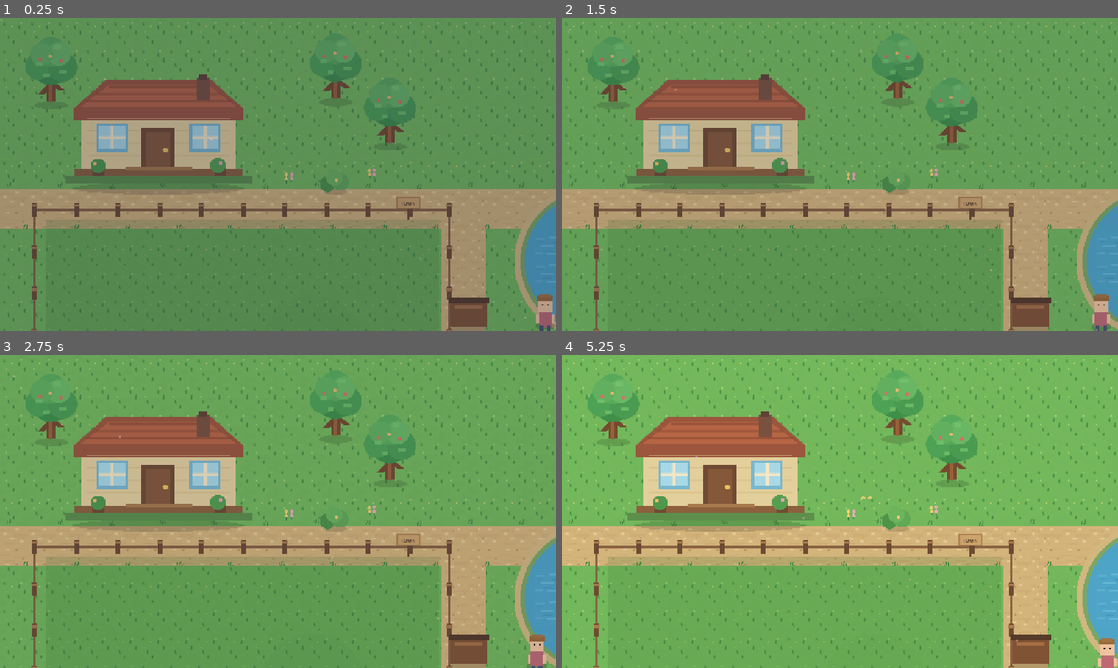
Above: before the commit, frames 1-4 (two rows, left to right).
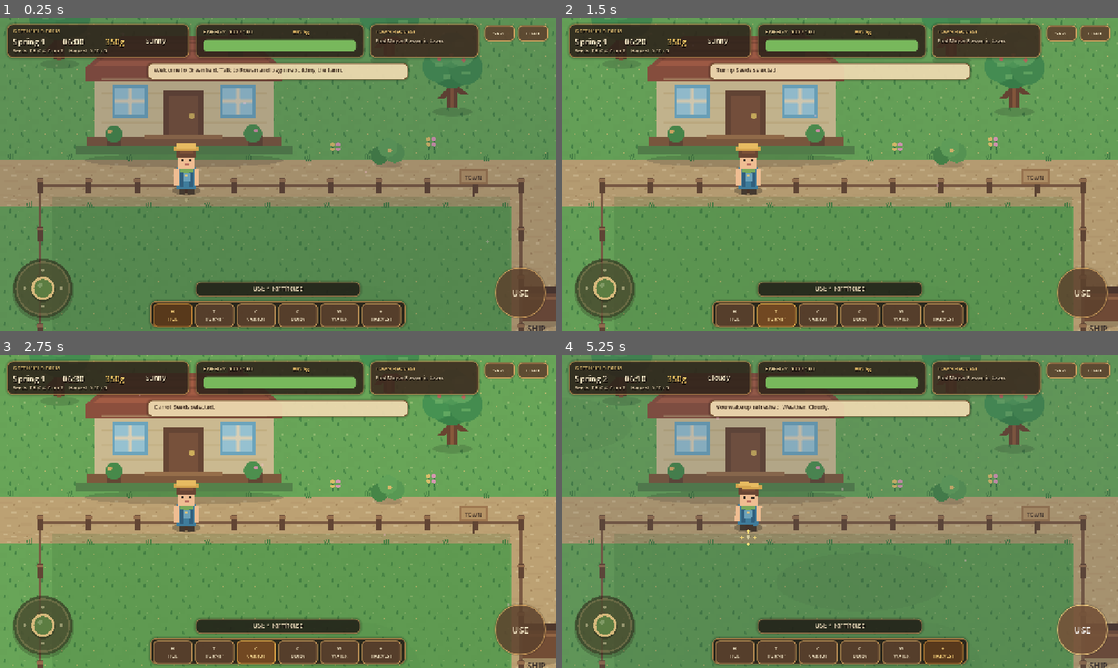
Above: after the commit, the same moments.

Repository: mohsenbigdeli/New
Game: Godot game, scene res://scenes/main.tscn
Same seed, same stepped clock (60 frames per second), same inputs: the game is played once before the commit and once after it.
Inputs (mouse positions are in pixels of both pictures, inside the frame that each line leads up to):
- Up to frame 1 (0.25 s): no input
- Up to frame 2 (1.5 s): click (734, 315) at 0.5 s, where only the run after the commit has a clickable "H HOE"; click (778, 315) at 1.25 s, where only the run after the commit has a clickable "T TURNIP"
- Up to frame 3 (2.75 s): click (255, 652) at 2 s, where only the run after the commit has a clickable "C CARROT"
- Up to frame 4 (5.25 s): click (862, 652) at 2.75 s, where only the run after the commit has a clickable "C CORN"; click (901, 652) at 3.5 s, where only the run after the commit has a clickable "W WATER"; click (945, 652) at 4.25 s, where only the run after the commit has a clickable "+ HARVEST"; click (1084, 630) at 5 s, where only the run after the commit has a clickable "USE"

The runs differ from the first frame. In frame 1, 55% of the frame differs, in the area x 0-100%, y 0-100%; in frame 2, 57%; in frame 3, 57%; in frame 4, 95%.
Error before the commit: Parse Error: Cannot infer the type of "dir" variable because the value doesn't have a set type. (res://scripts/farm_focus_overlay.gd:37)

Commit message:
Fix v0.5 focus overlay typing for Godot 4.7

Diff:
--- a/greenfield-farm/scripts/farm_focus_overlay.gd
+++ b/greenfield-farm/scripts/farm_focus_overlay.gd
@@ -26,16 +26,17 @@
 func _draw() -> void:
 	if not target_valid:
 		return
-	var pos := FarmWorld.ORIGIN + Vector2(target_cell.x * FarmWorld.TILE_SIZE + 4, target_cell.y * FarmWorld.TILE_SIZE + 4)
-	var rect := Rect2(pos, Vector2(FarmWorld.TILE_SIZE - 8, FarmWorld.TILE_SIZE - 8))
-	var accent := _tool_color(selected_tool)
+	var pos: Vector2 = FarmWorld.ORIGIN + Vector2(target_cell.x * FarmWorld.TILE_SIZE + 4, target_cell.y * FarmWorld.TILE_SIZE + 4)
+	var rect: Rect2 = Rect2(pos, Vector2(FarmWorld.TILE_SIZE - 8, FarmWorld.TILE_SIZE - 8))
+	var accent: Color = _tool_color(selected_tool)
 	draw_rect(rect, Color(accent, 0.10), true)
 	draw_rect(rect, Color(accent, 0.82), false, 3.0)
-	var pulse := 0.42 + 0.18 * sin(Time.get_ticks_msec() * 0.006)
-	var center := rect.get_center()
-	for corner in [rect.position, Vector2(rect.end.x, rect.position.y), rect.end, Vector2(rect.position.x, rect.end.y)]:
-		var dir := (center - corner).normalized()
-		draw_line(corner, corner + dir * 12.0, Color(accent, pulse), 4.0)
+	var pulse: float = 0.42 + 0.18 * sin(Time.get_ticks_msec() * 0.006)
+	var center: Vector2 = rect.get_center()
+	var corners: Array[Vector2] = [rect.position, Vector2(rect.end.x, rect.position.y), rect.end, Vector2(rect.position.x, rect.end.y)]
+	for corner: Vector2 in corners:
+		var direction: Vector2 = (center - corner).normalized()
+		draw_line(corner, corner + direction * 12.0, Color(accent, pulse), 4.0)
 
 func _tool_color(index: int) -> Color:
 	match index:
